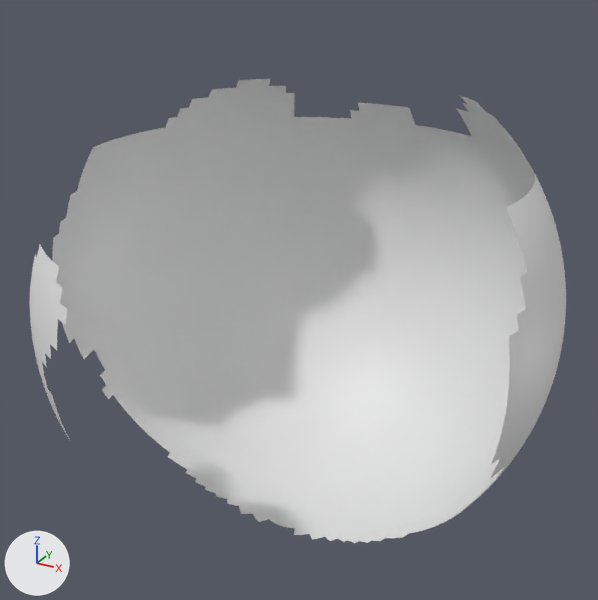
Two versions of the glTF model SAEBD/DIscoFirkanter_Ydre.glb, one commit apart.
The view is the same before and after, from a 50 mm camera at (1.58, -2.86, 1.4) aimed at (0.02, -0.02, -0.01). Arrows for +X, +Y and +Z are at lower left; the lights stay in place. Vertices at the same position are counted once.

The scene before the commit, as lines of its bpy script (objects in view):
```python
me_sphere_010 = bpy.data.meshes.new('Sphere.010')
me_sphere_010.from_pydata(...)  # 3451 vertices, 6608 faces; spans x -1.0..1.0, y -0.93..1.0, z -1.0..0.74
ob_03_nat_indrefuldspej_concretdisco = bpy.data.objects.new('03_Nat_IndreFuldSPej_ConcretDisco', me_sphere_010)
ob_03_nat_indrefuldspej_concretdisco.location = (0.011, -0.018, -0.014)
ob_03_nat_indrefuldspej_concretdisco.scale = (1.09, 1.09, 1.09)
```
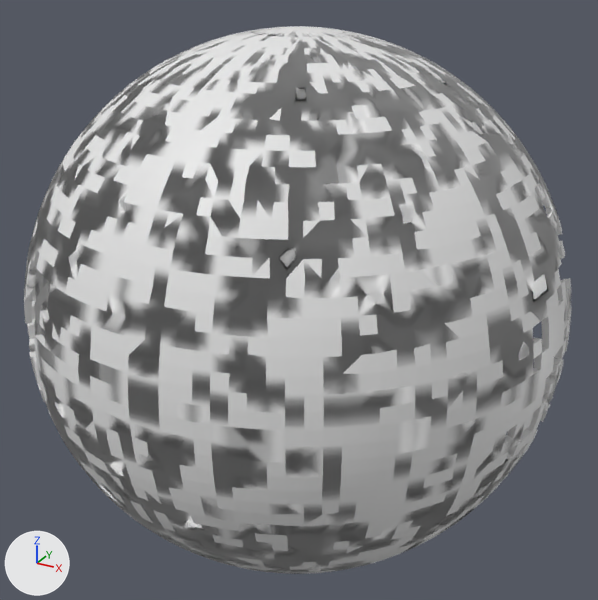
Pixel boxes [x1, y1, x2, y2] of what changed, in the pictures (598 x 600 px):
'03_Nat_IndreFuldSPej_ConcretDisco', reshaped, moved, rescaled (18% taller)
    before: [29, 79, 566, 543]
    after: [24, 26, 571, 574]
part 1 of me_sphere_010, rebuilt (6% wider, 18% taller)
    before: [52, 79, 566, 543]
    after: [24, 26, 571, 574]
part 2 of me_sphere_010, deleted
    before: [29, 245, 70, 440]
part 3 of me_sphere_010, added
    after: [540, 360, 563, 422]

The change, as a list of edits to the scene's bpy script:
```text
Change me_sphere_010:
    used by ob_03_nat_indrefuldspej_concretdisco; location = (0.011, -0.018, -0.014); scale = (1.09, 1.09, 1.09)
    remove me_sphere_010.from_pydata(...)  # 3451 vertices, 6608 faces; spans x -1.0..1.0, y -0.93..1.0, z -1.0..0.74
    add me_sphere_010.from_pydata(...)  # 10148 vertices, 39562 faces; spans x -1.05..1.05, y -1.05..0.98, z -1.05..1.05
    me_sphere_010 part 1: the loose piece of 3328 vertices spanning x -1.0..1.0, y -0.36..1.0, z -1.0..0.74 is rebuilt with 10132 vertices and now spans x -1.05..1.05, y -1.05..0.98, z -1.05..1.05
    me_sphere_010 part 2: the loose piece of 123 vertices spanning x -0.84..-0.3, y -0.93..-0.54, z -0.31..0.36 is deleted
    me_sphere_010 part 3
    16 vertices are added at x 0.99..1.03, y 0.0..0.22, z -0.27..-0.11
    24 new faces join them
Change ob_03_nat_indrefuldspej_concretdisco:
    ob_03_nat_indrefuldspej_concretdisco.location: (0.011, -0.018, -0.014) -> (0.011, -0.018, -0.018)
    ob_03_nat_indrefuldspej_concretdisco.scale: (1.09, 1.09, 1.09) -> (1.05, 1.05, 1.05)
```
